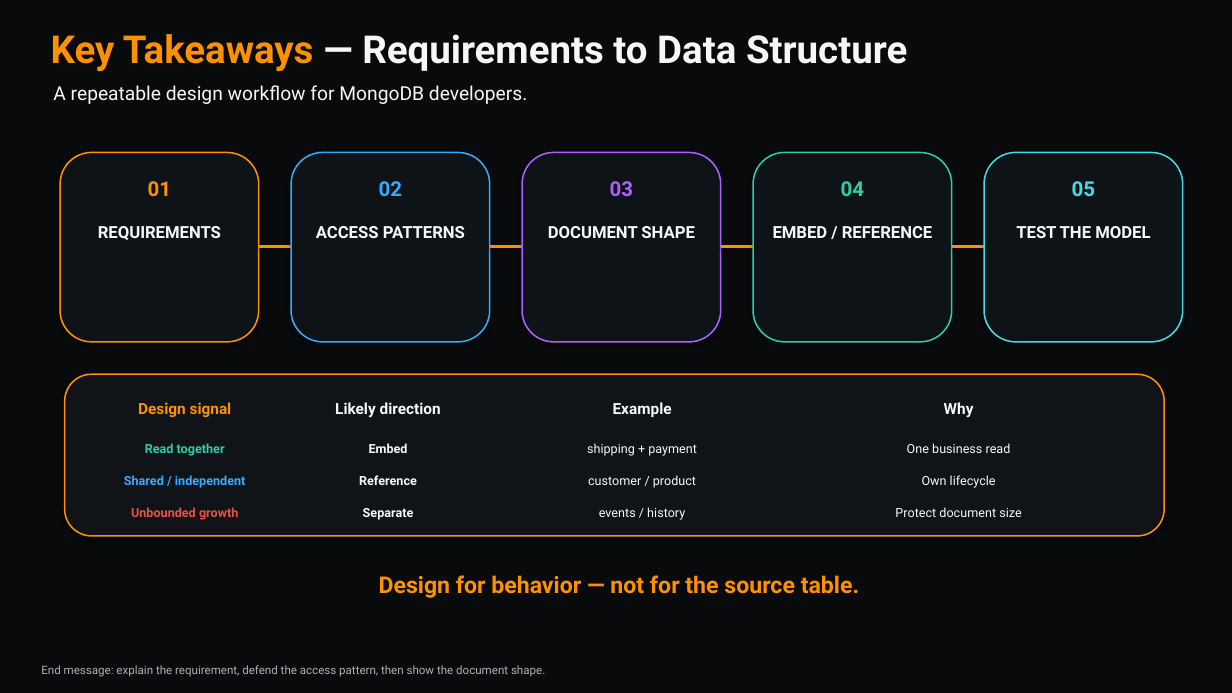
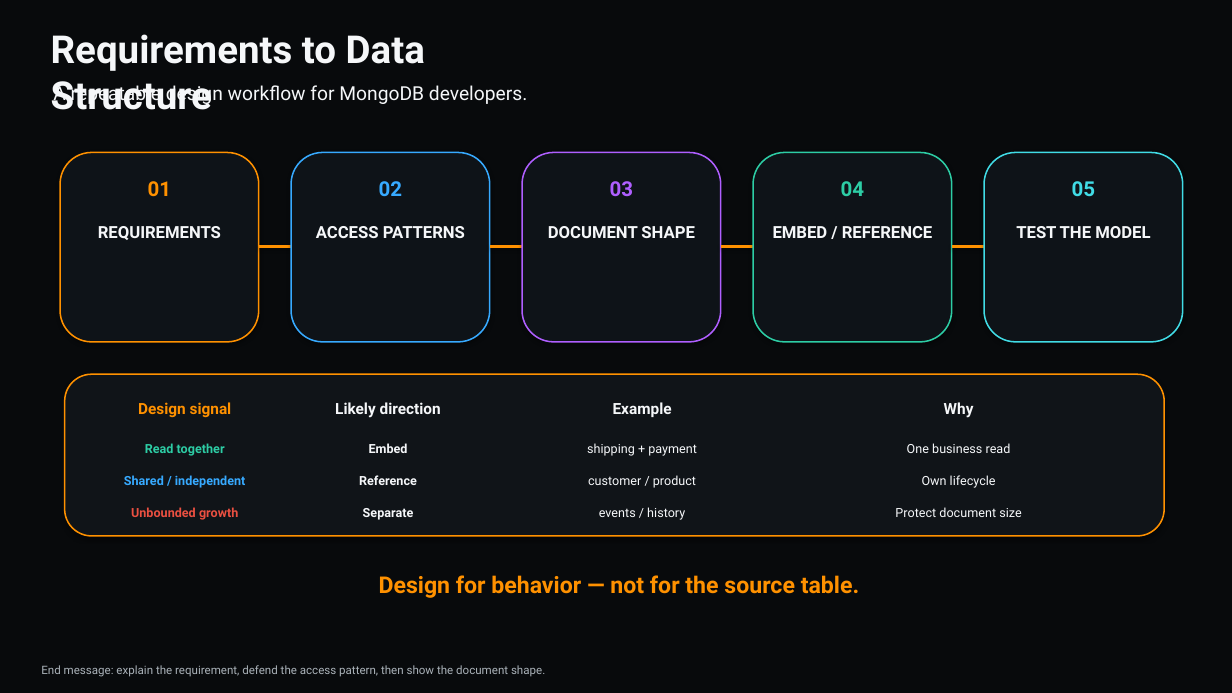
Before and after one commit to emsdbsrv/MongoDB_Developer, a slide deck: slide 1 of Section_03_Data_Modeling_Schema_Design_Validation/Lesson_027_Deriving_Data_Structure_from_Requirements/ppt/Lesson_027_Deriving_Data_Structure_from_Requirements.pptx. Drawn at 1232x693 pixels with LibreOffice and Linux fonts; fonts in the diff are those of the drawing. Boxes give left, top, right and bottom in pixels: in the first picture for what was removed or moved away, otherwise in the second. Text is boxed around its words. In the diff, an @@ line names an element or a change of style, - is before the commit and + after.

```diff
--- a/Section_03_Data_Modeling_Schema_Design_Validation/Lesson_027_Deriving_Data_Structure_from_Requirements/ppt/Lesson_027_Deriving_Data_Structure_from_Requirements.pptx
+++ b/Section_03_Data_Modeling_Schema_Design_Validation/Lesson_027_Deriving_Data_Structure_from_Requirements/ppt/Lesson_027_Deriving_Data_Structure_from_Requirements.pptx
@@ text at [51,34,425,110]: text changed @@
-Key Takeaways — Requirements to Data Structure
+Requirements to Data Structure
```
Also in this commit, not shown: 2 other slides changed, 3 other files.
